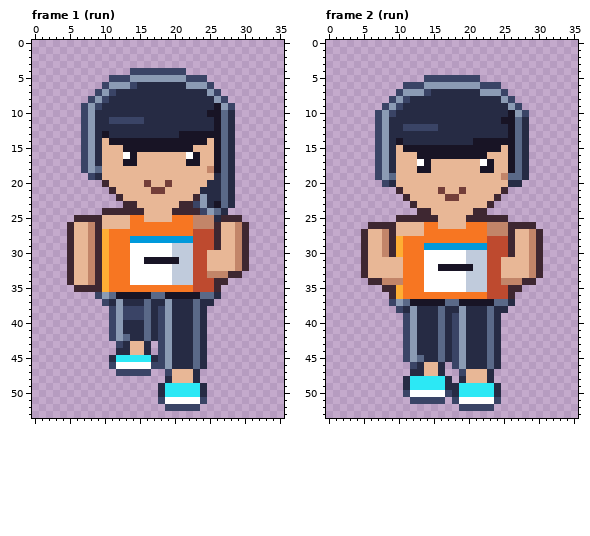
A pixel-art file gets an edit: art/depths/jogger@75.aseprite. Above, as it was before the edit.
36x54 pixels, 4 frames. Shown: frame 1 (run), frame 2 (run). The commit also changed other frames, which this record leaves out.
Once edited:
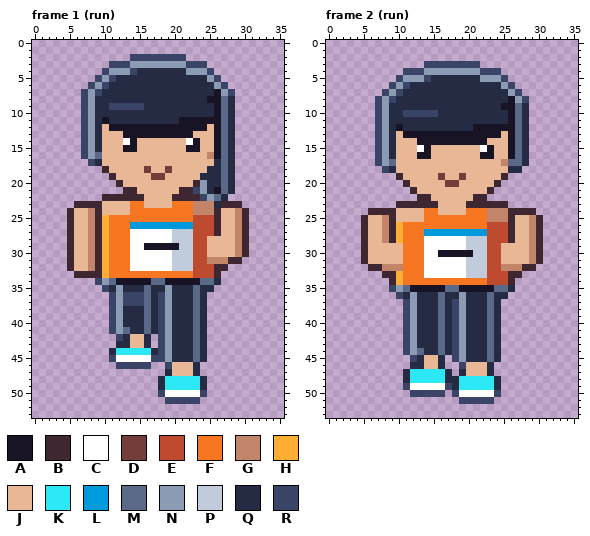
Palette (. is transparent): A #181425  B #3e2731  C #ffffff  D #733e39  E #be4a2f  F #f77622  G #c28569  H #feae34  J #e8b796  K #2ce8f5  L #0099db  M #5a6988  N #8b9bb4  P #c0cbdc  Q #262b44  R #3a4466
Change:
Changed rows in their new state; - is an unchanged pixel.
Frame 1 (run):
first column x 5:
 2 ---------RRRRRRRR---------
 3 ------RRRNNNNNNNNRRR------
 4 -----RNNN-QQQQQQQNNNR-----
 5 ----RN-QQQQQQQQQQQQQNR----
 6 ---RN-QQQQ-------QQQQNR---
 7 --RN-QQ-------------QANR--
 8 --RNQQ--------------AAMQ--
 9 ----Q-RRRRR-----------MQ--
10 --------------------Q-----
11 -----AQQQQQ-----AAAAA-----
12 -----JAAAAAAAAAAAAAAJ-----
13 -----JJJAAAAAAAA--JJJ-----
14 ------JJC-JJJJJJJC-J------
15 ----------JJJJJJJ-A-------
16 ----M---JJ-------JJ-G-----
17 --.R----JJ-------JJ--Q----
18 --...B-----D--D-----QQ----
19 ---...B-----DD-----QQ-----
20 -----..B---J--J---BN------
21 ------..BB--JJ--BBRN-A----
22 -----BB-BBB----BBB-RNMQ.--
23 -BBBBJJJJFF----FFFGGGQBBB-
24 BJJGBJJJJFFFFFFFFFGGGBJJGB
25 BJJG-HFFF--FFFF---EEEBJJGB
26 -----HFFFLLLLLLLLLEEE-----
27 ---------CCCCCCPPP--------
28 ---------CCCCCCPPP--JJ----
29 -----------AAAAA----JJ----
31 -----------CCCCP----GGGBB.
32 --------------------EBB...
33 .BBB-----FFFFFFFFF--EB...-
34 ....RNMAAAAAMMAAAAAMMQ.---
35 -....RQNQQQMQQNQQQMQQ.----
36 ----..RNRRRMQRNQQQMQ..----
37 -----.R-RRR--R------.-----
38 --------QQQ---------------
39 --------QQQ---------------
41 --------M-----------------
42 ------.RQJJQ.-------------
43 -------Q------------------
44 ------QKKKKKQ-------------
45 ------RCCCCCR-------------
46 ------.RRRRR..RJJJQ.------
47 -------.....--Q-----------
48 -------------QKKKKKQ------
50 -------------RCCCCCR------
51 -------------.RRRRR.------
52 --------------.....-------
Frame 2 (run):
first column x 5:
 3 ---------RRRRRRRR---------
 4 ------RRRNNNNNNNNRRR------
 5 -----RNNN-QQQQQQQNNNR-----
 6 ----RN-QQQQQQQQQQQQQNR----
 7 ---RN-QQQQ-------QQQQNR---
 8 --RN-QQ-------------QANR--
 9 --RNQQ--------------AAMQ--
10 ----Q-RRRRR-----------MQ--
11 --------------------Q-----
12 -----AQQQQQ-----AAAAA-----
13 -----JAAAAAAAAAAAAAAJ-----
14 -----JJJAAAAAAAA--JJJ-----
15 ------JJC-JJJJJJJC-J------
16 ----------JJJJJJJ-A-------
17 ----M---JJ-------JJ-GM----
18 --.R----JJ-------JJ--QQ.--
19 --...B-----D--D-----B...--
20 ---...B-----DD-----B...---
21 -----..B---J--J---B..-----
22 ------..BB--JJ--BB..------
23 -----BB-BBB----BBB-BB-----
24 -BBBBJJJJFF----FFFGGGBBBB-
25 BJJGBJJJJFFFFFFFFFGGGBJJGB
26 BJJG-HFFF--FFFF---EEE-JJGB
27 -----HFFFLLLLLLLLLEEE-----
28 ---------CCCCCCPPP--------
29 ---JJJ---CCCCCCPPP--JJ----
30 ---JJJ-----AAAAA----JJ----
32 .BBGGG-----CCCCP----GGGBB.
33 ...BBH--------------EBB...
34 -...BH---FFFFFFFFF--EB...-
35 ---.RNMAAAAAMMAAAAAMMQ.---
36 ----.RQNQQQMQQNQQQMQQ.----
37 ----..RNQQQMQRNQQQMQ..----
38 -----.R------R------.-----
first column x 11:
44 --M-----------
45 .RQJJQ.-------
46 -Q-----.RJJJQ.
47 QKKKKKQ-Q-----
48 -------QKKKKKQ
49 RCCCCCR-------
50 .RRRRR.RCCCCCR
51 -.....-.RRRRR.
52 --------.....-
Pixel boxes of the changes (left, top, right, bottom) in both pictures:
changed: (67, 54, 249, 411)
changed: (361, 61, 543, 313)
changed: (403, 348, 501, 411)
